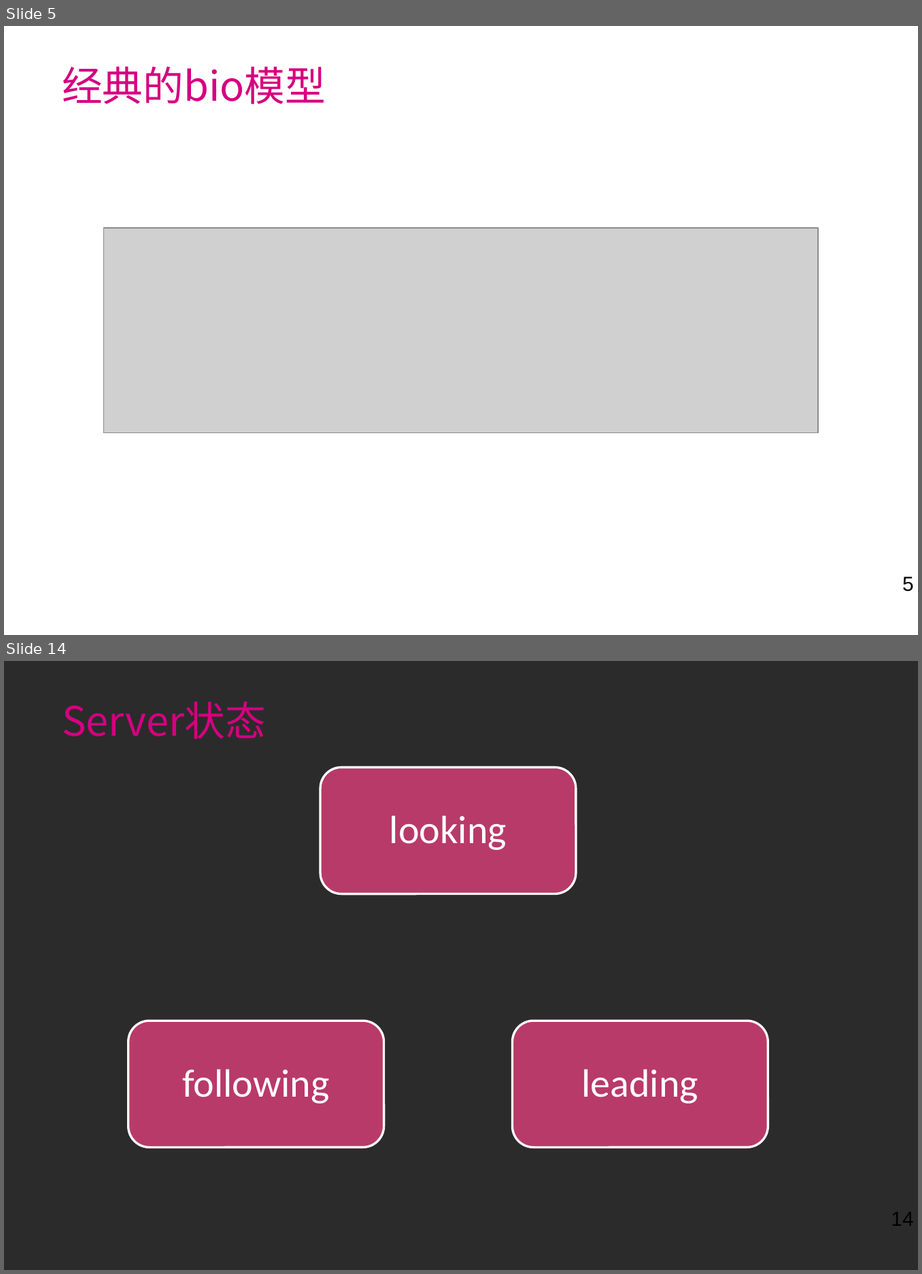
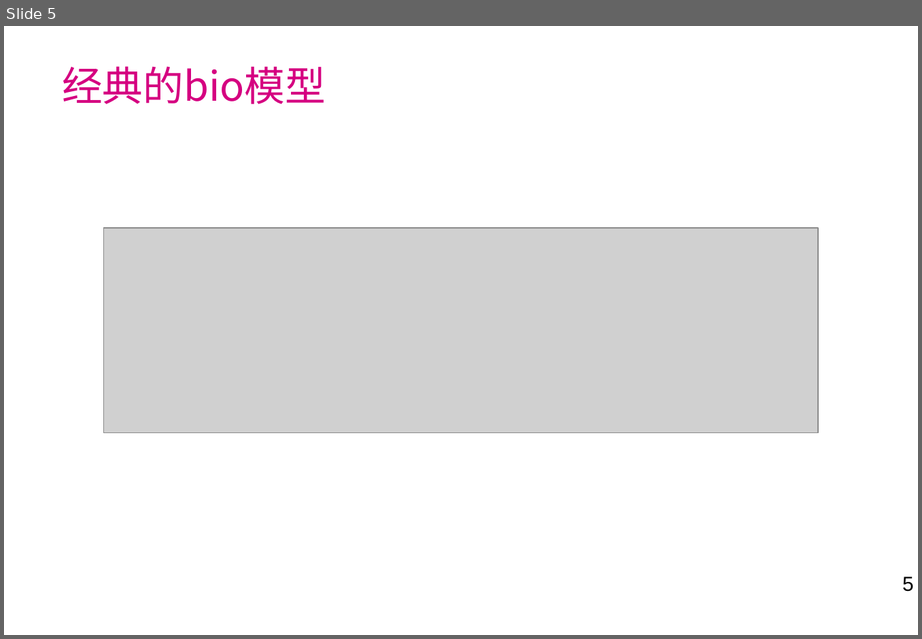
Before and after one commit to laienliang/netty-demo, a slide deck: doc/netty学习分享.ppt. Shown one above the other, each under a label of ours: slides 5 and 14 before the commit, slide 5 after it; the slides between them are not shown. The pictures are 922x1274 and 922x639 pixels, drawn with LibreOffice and Linux fonts; fonts in the diff are those of the drawing; grey boxes stand for pictures; background and template pictures are left out; a plain dark background stands for a picture behind light text. Boxes give left, top, right and bottom in pixels: in the first picture for what was removed or moved away, otherwise in the second. Text is boxed around its words. In the diff, an @@ line names an element or a change of style, - is before the commit and + after.

```diff
--- a/doc/netty学习分享.ppt
+++ b/doc/netty学习分享.ppt
@@ slide 14 removed at (4,661,918,1270), background picture (left out); not listed: 1 template element that a slide beside it also shows @@
@@ title removed at (62,701,266,739) @@
-Server状态
@@ group removed at (128,768,768,1148): 3 rounded rectangles, 3 texts @@
-looking
-leading
-following
```
Also in this commit, not shown: 16 slides added, 32 other slides removed, 27 other files.
